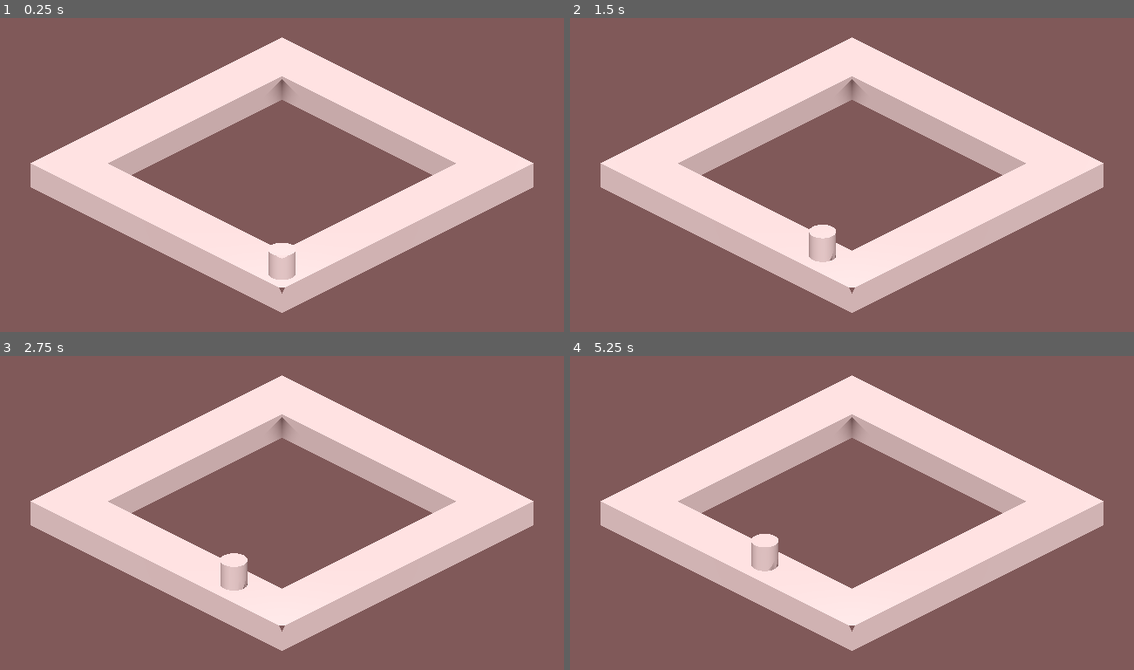
Above: before the commit, frames 1-4 (two rows, left to right).
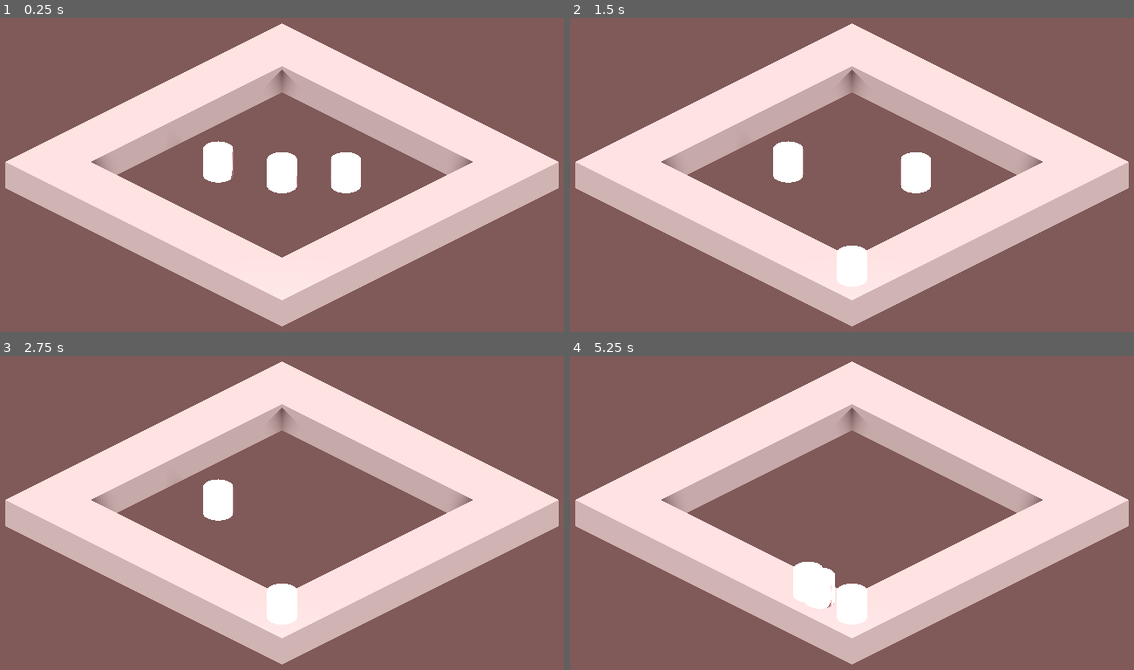
Above: after the commit, the same moments.

Repository: Cicadeuhum/monopoly-kocak
Game: Godot game, scene res://scenes/level_abby.tscn
Two runs of this game, one before a commit and one after it. Both use one fixed random seed, a clock stepped at 60 frames per second and the inputs below.
Inputs:
- Up to frame 1 (0.25 s): no input
- Up to frame 2 (1.5 s): tap Enter (ui_accept) at 0.5, 0.6, 0.77, 1.07, 1.35 s
- Up to frame 3 (2.75 s): tap Enter (ui_accept) at 1.52, 1.82, 2, 2.1 s
- Up to frame 4 (5.25 s): tap Enter (ui_accept) at 2.85, 3.02, 3.32, 3.6, 3.77, 4.07, 4.35, 4.52, 4.82, 5, 5.1 s

The runs differ from the first frame. In frame 1, 19% of the frame differs, in the area x 0-100%, y 1-99%; in frame 2, 19%; in frame 3, 18%; in frame 4, 18%.

Commit message:
Add turn system

Diff:
--- a/project.godot
+++ b/project.godot
@@ -19,3 +19,4 @@
 
 Tile=""
 Master=""
+Pawn=""
--- a/scenes/level_abby.tscn
+++ b/scenes/level_abby.tscn
@@ -30,15 +30,23 @@
 shadow_enabled = true
 
 [node name="Camera3D" type="Camera3D" parent="."]
-transform = Transform3D(-0.707107, 0.353553, -0.612372, 0, 0.866025, 0.5, 0.707107, 0.353553, -0.612372, 0.5, 4, 0.5)
+transform = Transform3D(-0.707107, 0.353553, -0.612372, 0, 0.866025, 0.5, 0.707107, 0.353553, -0.612372, -0.112372, 4.5, -0.112372)
 projection = 1
-size = 14.3
+size = 13.0
 near = 0.001
 
 [node name="Game Master" parent="." instance=ExtResource("1_4uivu")]
 
 [node name="Pawn" parent="." instance=ExtResource("3_ct2ot")]
 transform = Transform3D(1, 0, 0, 0, 1, 0, 0, 0, 1, 5, 0, 5)
+color = Color(0.166667, 0, 1, 1)
+
+[node name="Pawn2" parent="." instance=ExtResource("3_ct2ot")]
+transform = Transform3D(1, 0, 0, 0, 1, 0, 0, 0, 1, 3.5, 0, 6.5)
+color = Color(0, 1, 0.0833333, 1)
+
+[node name="Pawn3" parent="." instance=ExtResource("3_ct2ot")]
+transform = Transform3D(1, 0, 0, 0, 1, 0, 0, 0, 1, 7, 0, 4)
 
 [node name="Tile Sudut" parent="." instance=ExtResource("1_r201c")]
 
--- a/scenes/pawn.tscn
+++ b/scenes/pawn.tscn
@@ -1,20 +1,24 @@
-[gd_scene load_steps=4 format=3 uid="uid://duw2lwvusms7x"]
+[gd_scene load_steps=5 format=3 uid="uid://duw2lwvusms7x"]
 
 [ext_resource type="Script" path="res://scripts/pawn.gd" id="1_jouim"]
+
+[sub_resource type="StandardMaterial3D" id="StandardMaterial3D_ydu8c"]
+
+[sub_resource type="CylinderMesh" id="CylinderMesh_76cob"]
+material = SubResource("StandardMaterial3D_ydu8c")
+height = 1.0
 
 [sub_resource type="CylinderShape3D" id="CylinderShape3D_1j5ga"]
 height = 1.0
 
-[sub_resource type="CylinderMesh" id="CylinderMesh_76cob"]
-height = 1.0
-
-[node name="AnimatableBody3D" type="AnimatableBody3D"]
+[node name="Pawn" type="Node3D" groups=["Pawn"]]
 script = ExtResource("1_jouim")
 
-[node name="CollisionShape3D" type="CollisionShape3D" parent="."]
-transform = Transform3D(1, 0, 0, 0, 1, 0, 0, 0, 1, 0, 0.5, 0)
-shape = SubResource("CylinderShape3D_1j5ga")
-
-[node name="Pawn" type="MeshInstance3D" parent="."]
+[node name="Mesh" type="MeshInstance3D" parent="."]
 transform = Transform3D(1, 0, 0, 0, 1, 0, 0, 0, 1, 0, 0.5, 0)
 mesh = SubResource("CylinderMesh_76cob")
+
+[node name="AnimatableBody" type="AnimatableBody3D" parent="Mesh"]
+
+[node name="CollisionShape3D" type="CollisionShape3D" parent="Mesh/AnimatableBody"]
+shape = SubResource("CylinderShape3D_1j5ga")
--- a/scripts/game_master.gd
+++ b/scripts/game_master.gd
@@ -1,12 +1,50 @@
 extends Node
 
-var tiles : Array[Tile]
+var tiles : Dictionary
+var pawns : Dictionary
+
+var current_turn := 0
 
 func _ready() -> void:
-	init_tiles_dict()
+	init_tiles()
+	init_pawns()
 
-func init_tiles_dict() -> void:
+func init_tiles() -> void:
 	var a = get_tree().get_nodes_in_group("Tile")
+	var i = 0
 	for tile in a:
 		if tile is Tile:
-			tiles.append(tile)
+			tiles[i] = tile
+			i = i + 1
+
+func init_pawns() -> void:
+	var a = get_tree().get_nodes_in_group("Pawn")
+	var i := 0
+	for pawn in a:
+		if pawn is Pawn:
+			pawn.turn_complete.connect(end_current_turn)
+			pawn.index = i
+			pawns[i] = pawn
+			i = i + 1
+	current_turn = 0
+	get_pawn(0).start_turn()
+
+func get_pawn(value : int) -> Pawn:
+	return pawns.get(value)
+
+func end_current_turn(value : int) -> void:
+	print("value passed: " + str(value))
+	var current = get_pawn(value) as Pawn
+
+	current.end_turn()
+	current_turn = value + 1
+	print("Current turn: " + str(current_turn))
+	print("Pawn size: " + str(pawns.size()))
+	if current_turn >= pawns.size():
+		current_turn = 0
+		print("ABBY NGENTOT")
+	var next = get_pawn(current_turn) as Pawn
+	next.start_turn()
+	print("Pawn 0 Turn: " + str(get_pawn(0).is_turn) + " | " + str(get_pawn(0).index))
+	print("Pawn 1 Turn: " + str(get_pawn(1).is_turn) + " | " + str(get_pawn(1).index))
+	print("Pawn 2 Turn: " + str(get_pawn(2).is_turn) + " | " + str(get_pawn(2).index))
--- a/scripts/pawn.gd
+++ b/scripts/pawn.gd
@@ -1,44 +1,70 @@
-extends AnimatableBody3D
+extends Node3D
+class_name Pawn
+
+@export var color : Color
+@export var index := 0
+
+@onready var mesh_child: MeshInstance3D = $Mesh
 
 var is_turn := false
 var money : float = 0
 var assets : Array[Asset]
 
-var tile_index := 0
-var can_move := true
+var tile_index := -1
+var can_move := false
 var jailed_turn := 0
 
-const move_time := 1
+const MOVE_TIME := 1
+
+signal turn_complete(index)
 
 func _ready() -> void:
-	move_to_tile(0)
+	#move_to_tile(0)
+	pass
 
 func _input(event: InputEvent) -> void:
-	if Input.is_action_just_pressed("ui_accept"):
+	if is_turn && Input.is_action_just_pressed("ui_accept"):
 		if tile_index >= 35:
 			tile_index = -1
 
 		move_to_tile(tile_index + 1)
 
-func get_tile(index : int) -> Tile:
+func init() -> void:
+	var new_material = StandardMaterial3D.new()
+	new_material.albedo_color = color
+	mesh_child.material_override = new_material
+	#set_surface_override_material(0, new_material)
+
+func get_tile(value : int) -> Tile:
 	for tile in get_tree().get_nodes_in_group("Tile"):
 		if tile is Tile:
-			if tile.index == index:
+			if tile.index == value:
 				return tile
 	return null
 
-func move_to_tile(index : int) -> void:
-	if not can_move:
+func move_to_tile(value : int) -> void:
+	print("THIS PAWN INDEX = " + str(index))
+	if not is_turn and not can_move:
 		return
 
 	can_move = false
-	var new_pos = get_tile(index).global_position + Vector3(0, 0.5, 0)
+	var new_pos = get_tile(value).global_position + Vector3(0, 0.5, 0)
 
 	var tween = get_tree().create_tween()
 	tween.set_ease(Tween.EASE_OUT)
 	tween.set_trans(Tween.TRANS_ELASTIC)
-	tween.tween_property(self, "global_position", new_pos, move_time)
+	tween.tween_property(self, "global_position", new_pos, MOVE_TIME)
 	await tween.finished
 
-	tile_index = index
+	tile_index = value
 	can_move = true
+	turn_complete.emit(index)
+
+func start_turn() -> void:
+	is_turn = true
+	can_move = true
+	print("Saya pawn " + str(index) + " start")
+
+func end_turn() -> void:
+	is_turn = false
+	print("Saya pawn " + str(index) + " end")
Renamed: resources/Tile_0.tres -> resources/Tiles/Tile_0.tres
Renamed: resources/Tile_1.tres -> resources/Tiles/Tile_1.tres
Renamed: resources/Tile_2.tres -> resources/Tiles/Tile_2.tres
